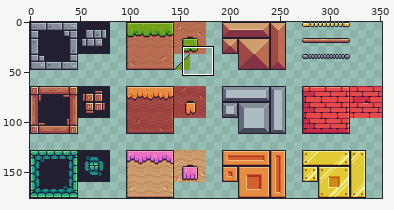
File history of a sprite sheet, assets/pixel_adventure/Terrain/Terrain (16x16).png. Above: a wide view before the commit, with the close-up outlined.
Close-up. Earlier state:
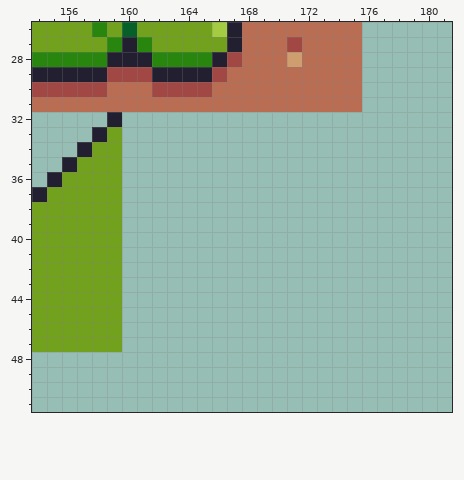
The file is 352x176 pixels. Shown: x 154..181, y 26..51.
After:
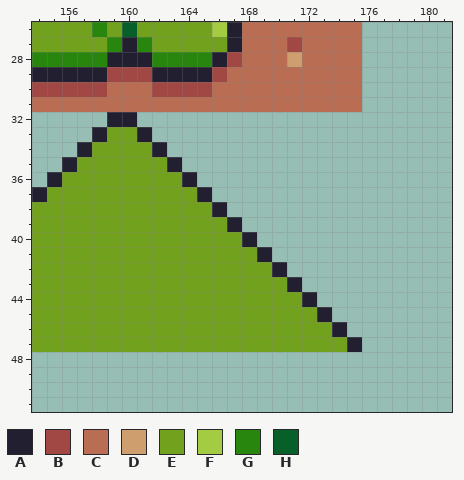
Palette (. is transparent): A #211f30  B #a14744  C #b96e54  D #cf9e6e  E #72a11d  F #a4cc42  G #28860f  H #076029
The edit:
{"y":32,"x":160,"old":".","new":"A"}
{"y":33,"x":160,"old":"..","new":"EA"}
{"y":34,"x":160,"old":"...","new":"EEA"}
{"y":35,"x":160,"old":"....","new":"EEEA"}
{"y":36,"x":160,"old":".....","new":"EEEEA"}
{"y":37,"x":160,"old":"......","new":"EEEEEA"}
{"y":38,"x":160,"old":".......","new":"EEEEEEA"}
{"y":39,"x":160,"old":"........","new":"EEEEEEEA"}
{"y":40,"x":160,"old":".........","new":"EEEEEEEEA"}
{"y":41,"x":160,"old":"..........","new":"EEEEEEEEEA"}
{"y":42,"x":160,"old":"...........","new":"EEEEEEEEEEA"}
{"y":43,"x":160,"old":"............","new":"EEEEEEEEEEEA"}
{"y":44,"x":160,"old":".............","new":"EEEEEEEEEEEEA"}
{"y":45,"x":160,"old":"..............","new":"EEEEEEEEEEEEEA"}
{"y":46,"x":160,"old":"...............","new":"EEEEEEEEEEEEEEA"}
{"y":47,"x":160,"old":"................","new":"EEEEEEEEEEEEEEEA"}
{"label":"added","picture_box":[122,112,362,352]}
